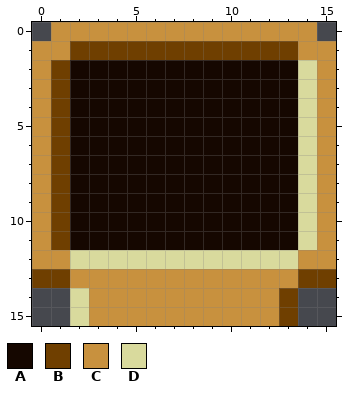
One commit to this pixel-art sprite: data/base/gfx/game/sheet/object/item/game/hexagon.png. This is how it looked before the edit.
The file is 16x16 pixels.
Palette (. is transparent): A #150700  B #6f3f00  C #c8913e  D #d9da9d
Pixels before, first column x 0:
 0 .CCCCCCCCCCCCCC.
 1 CCBBBBBBBBBBBBCC
 2 CBAAAAAAAAAAAADC
 3 CBAAAAAAAAAAAADC
 4 CBAAAAAAAAAAAADC
 5 CBAAAAAAAAAAAADC
 6 CBAAAAAAAAAAAADC
 7 CBAAAAAAAAAAAADC
 8 CBAAAAAAAAAAAADC
 9 CBAAAAAAAAAAAADC
10 CBAAAAAAAAAAAADC
11 CBAAAAAAAAAAAADC
12 CCDDDDDDDDDDDDCC
13 BBCCCCCCCCCCCCBB
14 ..DCCCCCCCCCCB..
15 ..DCCCCCCCCCCB..
After:
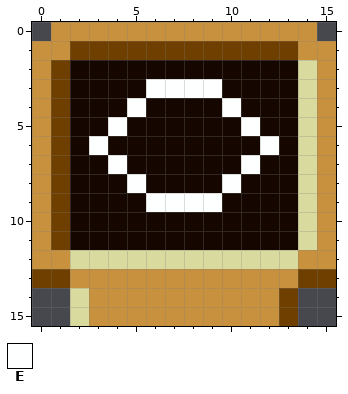
Colours new in this view: E #feffff
The exact change:
Colour A becomes colour E in row 3 at x 6 to 9; in row 4 at x 5 and 10; in row 5 at x 4 and 11; in row 6 at x 3 and 12; in row 7 at x 4 and 11; in row 8 at x 5 and 10.
Colour A becomes colour E in row 9 at x 6 to 9.
